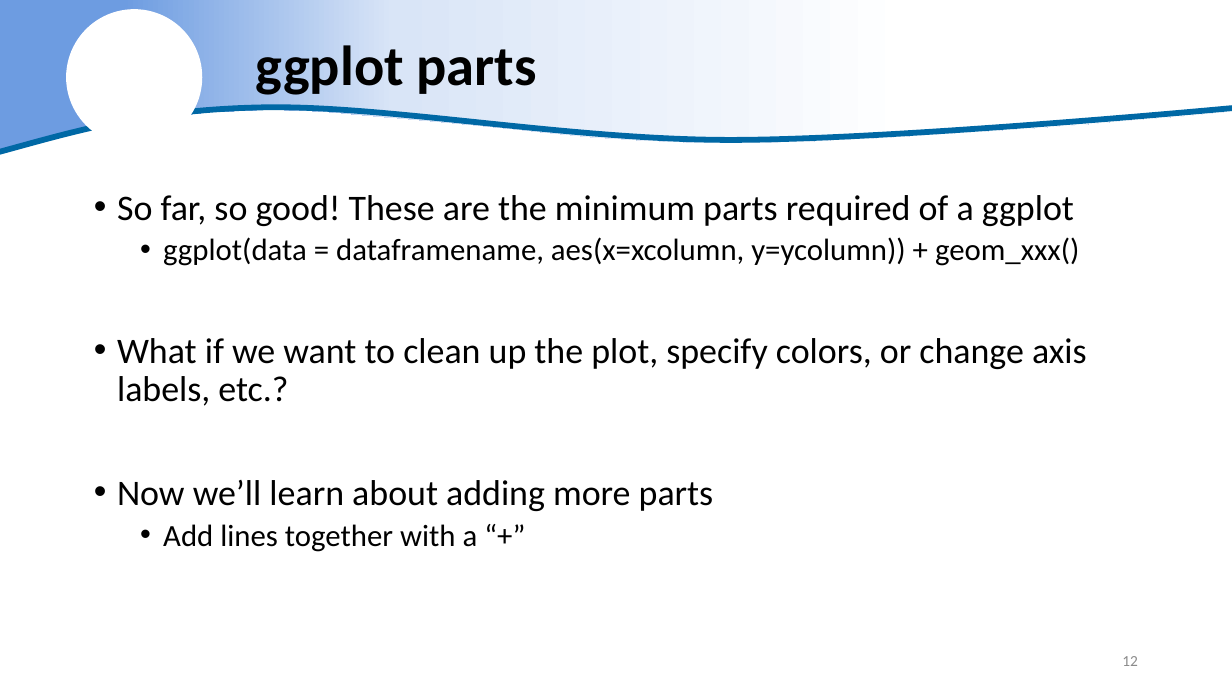
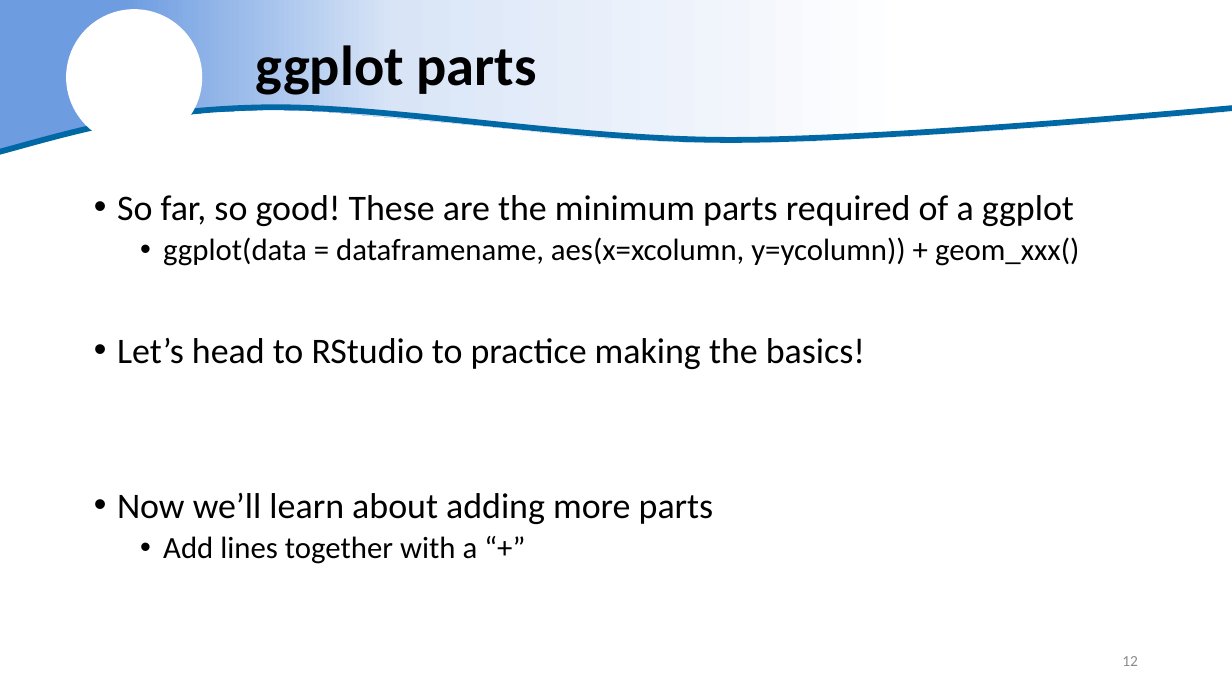
Before and after one commit to justinpriest/ADFG_R_Intro_Workshop, a slide deck: slide 12 of presentations/7 - Amazing Charts & How to Make Them.pptx. Drawn at 1232x693 pixels with LibreOffice and Linux fonts; fonts in the diff are those of the drawing; background and template pictures are left out. Boxes give left, top, right and bottom in pixels: in the first picture for what was removed or moved away, otherwise in the second. Text is boxed around its words. In the diff, an @@ line names an element or a change of style, - is before the commit and + after.

```diff
--- a/presentations/7 - Amazing Charts & How to Make Them.pptx
+++ b/presentations/7 - Amazing Charts & How to Make Them.pptx
@@ text at box(117, 338, 865, 369): text changed @@
-• What if we want to clean up the plot, specify colors, or change axis labels, etc.?
+• Let’s head to RStudio to practice making the basics!
```
Also in this commit, not shown: 11 other slides changed, 1 slide added, 3 slides removed, 1 other file.
